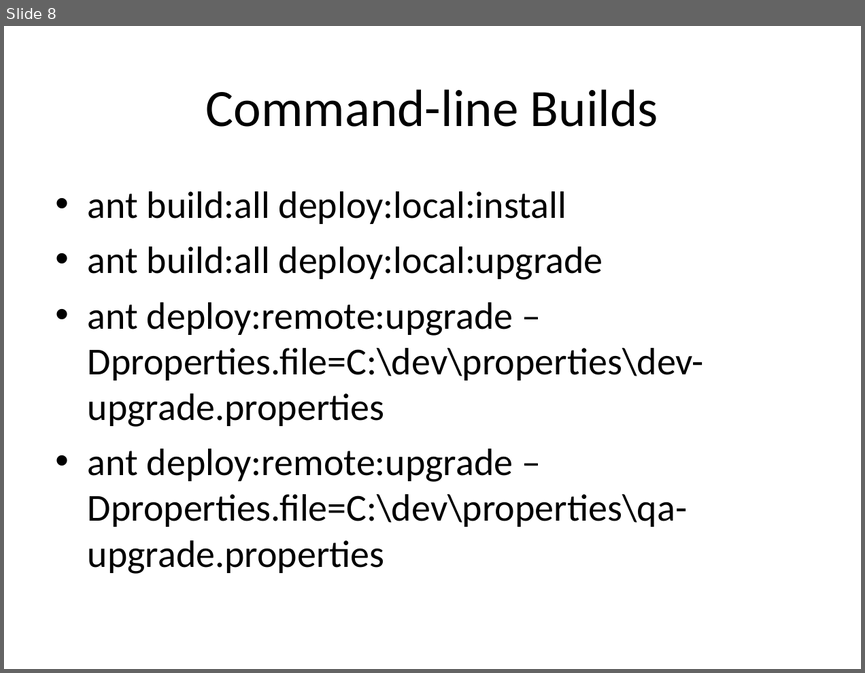
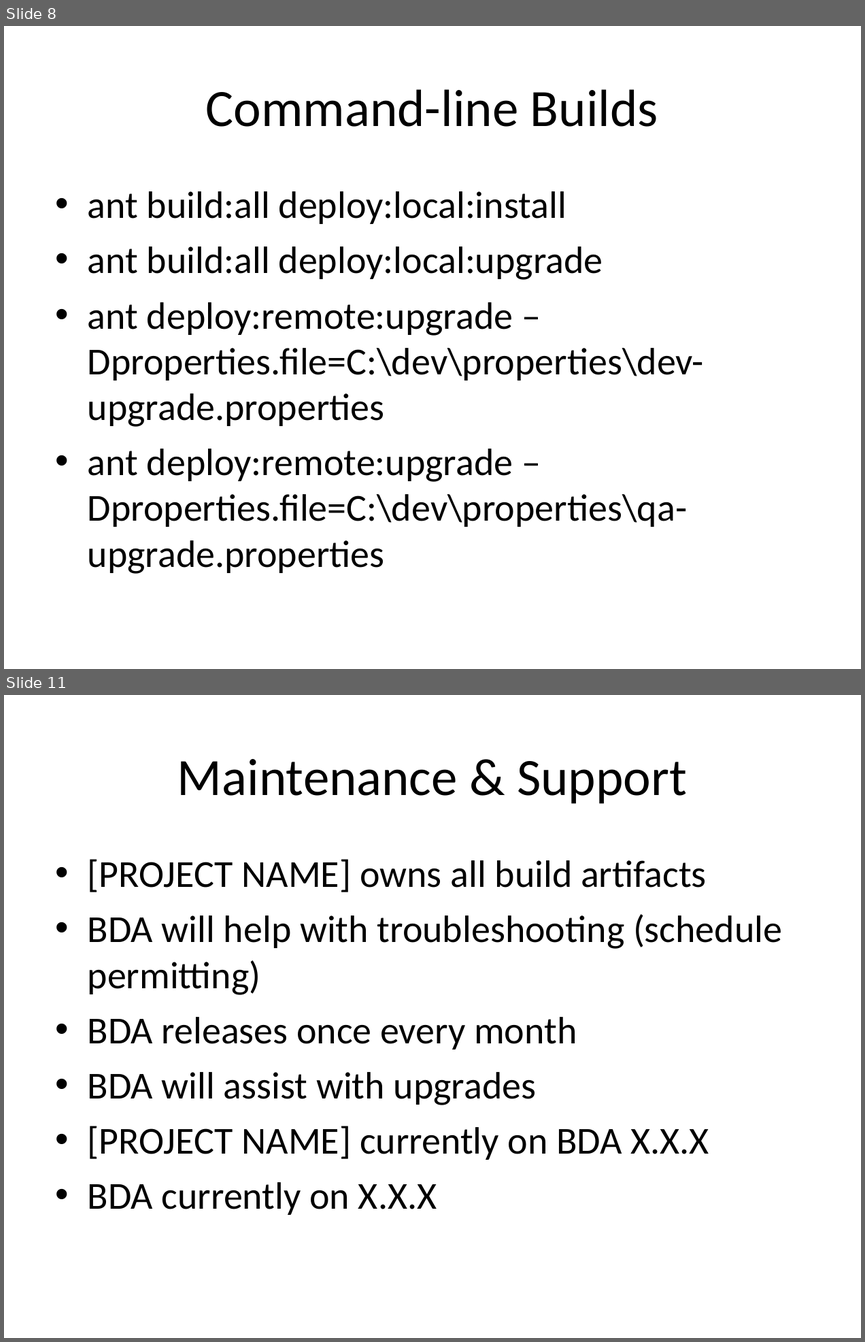
Before and after one commit to NCIP/automation, a slide deck: docs/presentations/generic-bda-training.ppt. Shown one above the other, each under a label of ours: slide 8 before the commit, slides 8 and 11 after it; the slides between them are not shown. The pictures are 865x673 and 865x1342 pixels, drawn with LibreOffice and Linux fonts; fonts in the diff are those of the drawing. Boxes give left, top, right and bottom in pixels: in the first picture for what was removed or moved away, otherwise in the second. Text is boxed around its words. In the diff, an @@ line names an element or a change of style, - is before the commit and + after.

```diff
--- a/docs/presentations/generic-bda-training.ppt
+++ b/docs/presentations/generic-bda-training.ppt
@@ slide 11 added at (4, 695, 861, 1338), background #FFFFFF @@
@@ title added at (177, 759, 687, 804), 44 pt, text #000000 @@
+Maintenance & Support
@@ text added at (88, 859, 782, 1215), 32 pt, text #000000 @@
+• [PROJECT NAME] owns all build artifacts
+• BDA will help with troubleshooting (schedule permitting)
+• BDA releases once every month
+• BDA will assist with upgrades
+• [PROJECT NAME] currently on BDA X.X.X
+• BDA currently on X.X.X
```
Also in this commit, not shown: 2 slides changed, 3 other slides added, 3 slides removed.
